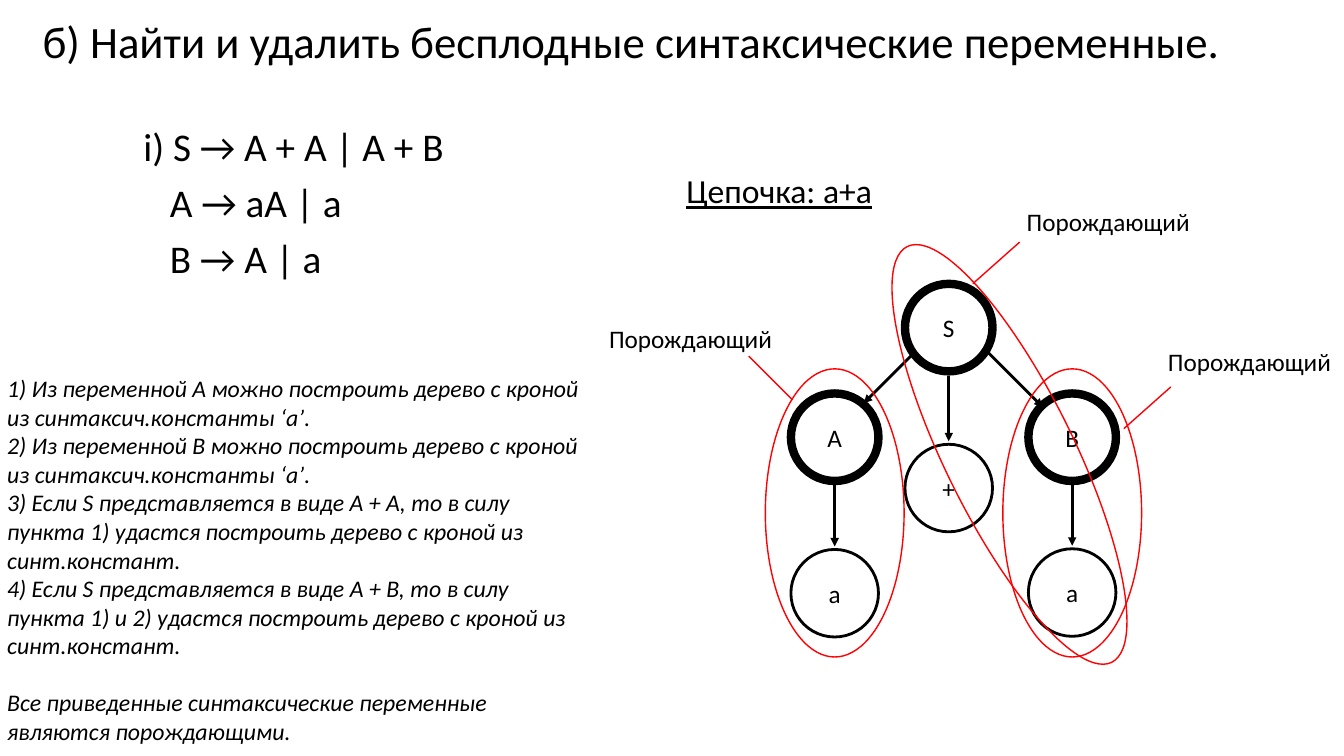
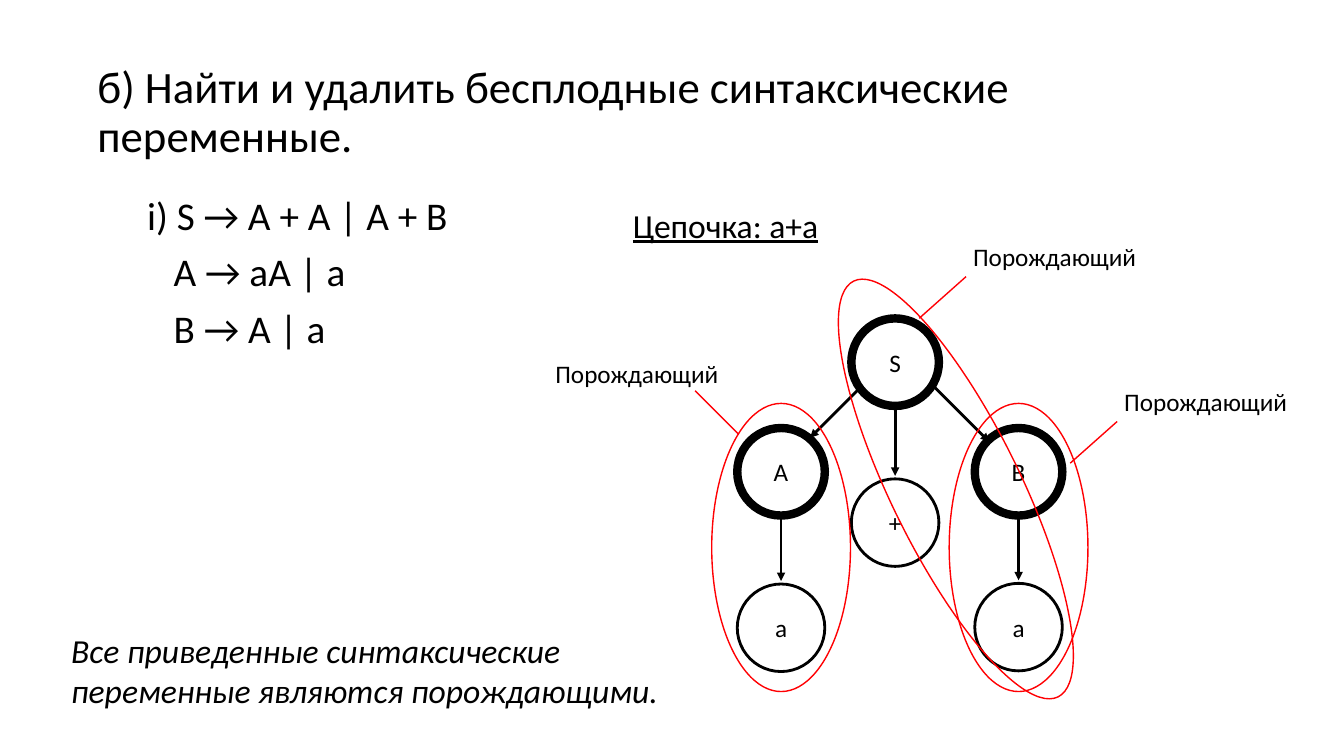
Before and after one commit to goddamnteam/korzun, a slide deck: slide 5 of task6.pptx (slide 4 before the commit). Drawn at 1344x756 pixels with LibreOffice and Linux fonts; fonts in the diff are those of the drawing. Boxes give left, top, right and bottom in pixels: in the first picture for what was removed or moved away, otherwise in the second. Text is boxed around its words. In the diff, an @@ line names an element or a change of style, - is before the commit and + after.

```diff
--- a/task6.pptx
+++ b/task6.pptx
@@ title "б) Найти и удалить бесплодные ..." rewrapped from (x1=43, y1=25, x2=1219, y2=66) to (x1=97, y1=70, x2=1009, y2=160) @@
@@ text "i) S → A + ..." moved from (x1=143, y1=132, x2=443, y2=274) to (x1=147, y1=201, x2=447, y2=344) @@
@@ text "Цепочка: a+a" moved from (x1=686, y1=181, x2=872, y2=209) to (x1=633, y1=216, x2=818, y2=244) @@
@@ 9 ellipses, 5 arrows, 3 lines, 2 texts moved together from (x1=609, y1=214, x2=1190, y2=691) to (x1=555, y1=249, x2=1136, y2=726) @@
@@ text removed at (x1=7, y1=380, x2=579, y2=744) @@
-1) Из переменной А можно построить дерево с кроной из синтаксич.константы ‘a’.
-2) Из переменной В можно построить дерево с кроной из синтаксич.константы ‘a’.
-3) Если S представляется в виде А + А, то в силу пункта 1) удастся построить дерево с кроной из синт.констант.
-4) Если S представляется в виде A + B, то в силу пункта 1) и 2) удастся построить дерево с кроной из синт.констант.
-Все приведенные синтаксические переменные являются порождающими.
@@ text "Порождающий" moved from (x1=1168, y1=354, x2=1331, y2=375) to (x1=1124, y1=394, x2=1287, y2=415) @@
@@ text added at (x1=71, y1=641, x2=658, y2=709), 24 pt, text #000000, italic @@
+Все приведенные синтаксические
+переменные являются порождающими.
```
Also in this commit, not shown: 7 other slides changed, 3 slides added.
